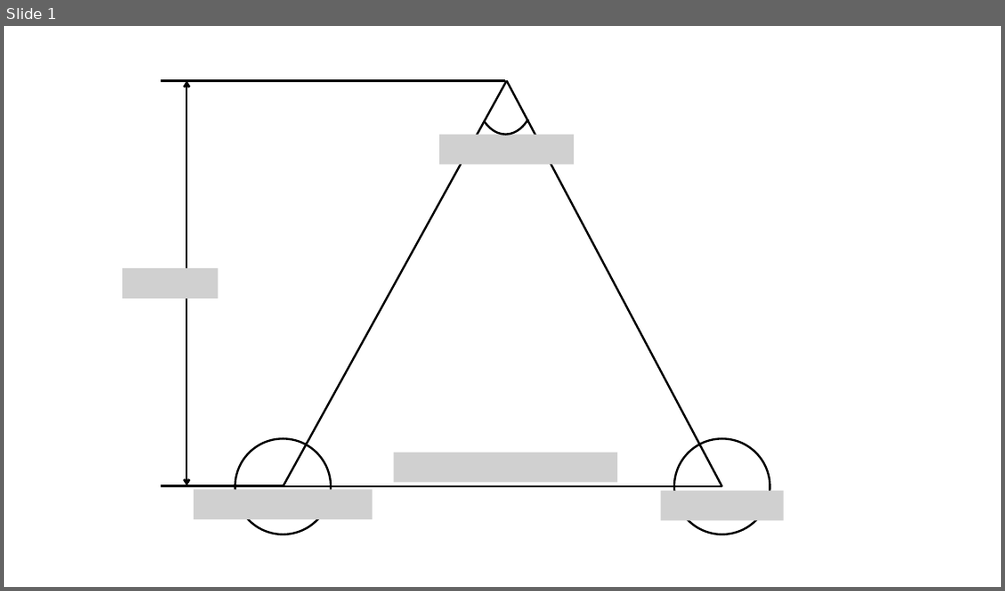
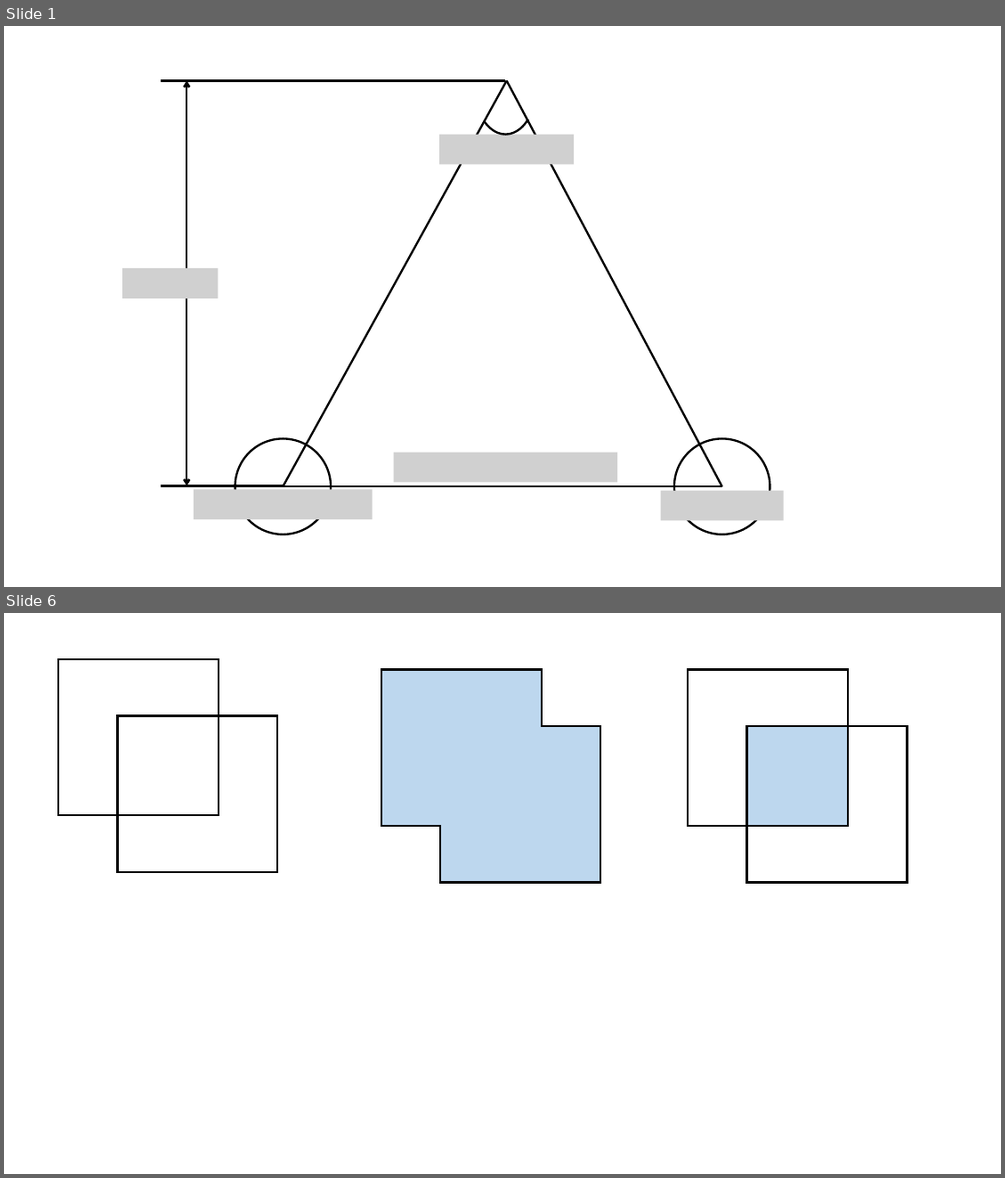
Before and after one commit to Fish-Ash/FishWisdom, a slide deck: PPT/el.pptx. Shown one above the other, each under a label of ours: slide 1 before the commit, slides 1 and 6 after it; the slides between them are not shown. The pictures are 1005x591 and 1005x1178 pixels, drawn with LibreOffice and Linux fonts; fonts in the diff are those of the drawing; grey boxes stand for pictures. Boxes give left, top, right and bottom in pixels: in the first picture for what was removed or moved away, otherwise in the second. Text is boxed around its words. In the diff, an @@ line names an element or a change of style, - is before the commit and + after.

```diff
--- a/PPT/el.pptx
+++ b/PPT/el.pptx
@@ slide 6 added at bbox=[4, 613, 1001, 1174], background #FFFFFF @@
@@ rectangle added at bbox=[58, 659, 218, 816], outline #000000 2 pt @@
@@ freeform shape added at bbox=[381, 670, 600, 883], fill #BDD7EE, outline #000000 2 pt @@
@@ rectangle added at bbox=[688, 670, 848, 826], outline #000000 2 pt @@
@@ rectangle added at bbox=[118, 716, 278, 873], outline #000000 2 pt @@
@@ freeform shape added at bbox=[746, 726, 848, 826], fill #BDD7EE @@
@@ rectangle added at bbox=[746, 726, 906, 882], outline #000000 2 pt @@
```
Also in this commit, not shown: 2 other slides added, 2 slides removed, 15 other files.
